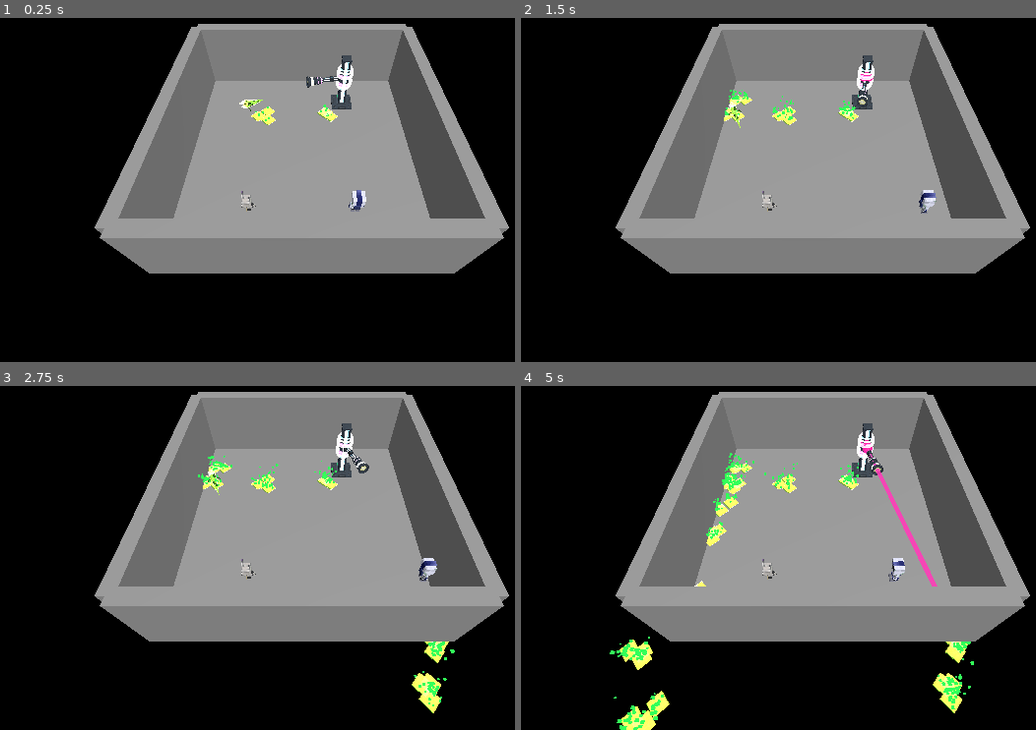
Above: before the commit, frames 1-4 (two rows, left to right).
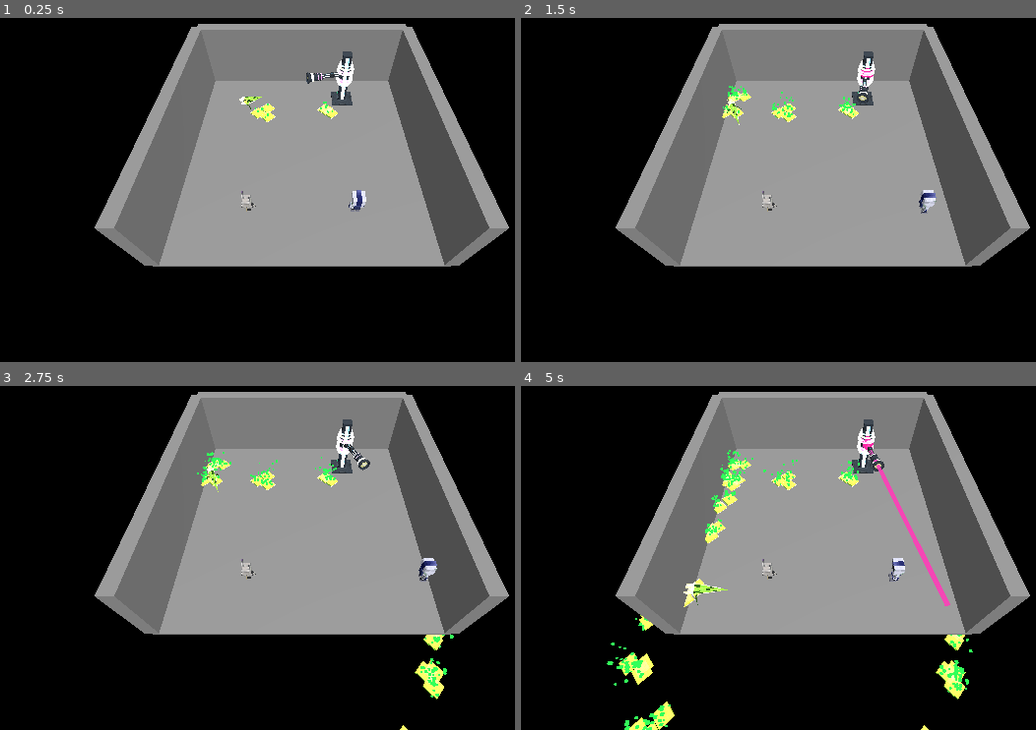
Above: after the commit, the same moments.

Repository: krl0sconk/Overcharge
Game: Godot game, scene res://scenes/maps/rooms/test_room.tscn
Two runs of this game, one before a commit and one after it. Both use one fixed random seed, a clock stepped at 60 frames per second and the inputs below. This scene is started directly instead of the project's main scene.
Inputs (mouse positions are in pixels of both pictures, inside the frame that each line leads up to):
- Up to frame 1 (0.25 s): no input
- Up to frame 2 (1.5 s): tap Enter at 0.5 s; move the mouse to (994, 117) at 0.52 s; hold D (move_right) 0.53-1.25 s; hold Space (attack) 0.53-1.25 s; click (994, 117) at 0.67 s; drag from (665, 162) to (783, 231) at 1.27 s
- Up to frame 3 (2.75 s): move the mouse to (381, 413) at 2.02 s; hold D (move_right) from 2.03 s (still down); hold Space (attack) from 2.03 s (still down)
- Up to frame 4 (5 s): release D (move_right) at 2.75 s; release Space (attack) at 2.75 s; drag from (783, 599) to (587, 444) at 2.77 s; move the mouse to (outside the picture) at 3.52 s; hold A (move_left) 3.53-4.25 s; hold Space (attack) 3.53-4.25 s; drag from (587, 444) to (706, 399) at 4.27 s

The runs differ from the first frame. In frame 1, 8.2% of the frame differs, in the area x 19-98%, y 9-75%; in frame 2, 8.4%; in frame 3, 9.3%; in frame 4, 11%, in the area x 16-98%, y 9-100%.

Commit message:
limpia duplicado de malla en test_room y repara referencia en testVirusBT

Diff:
--- a/scenes/maps/rooms/test_room.tscn
+++ b/scenes/maps/rooms/test_room.tscn
@@ -64,9 +64,6 @@
 transform = Transform3D(1, 0, 0, 0, 1, 0, 0, 0, 1, 0, 1.5, 5)
 shape = SubResource("WallNSShape")
 
-[node name="Mesh" type="MeshInstance3D" parent="Room/WallSouth" unique_id=1195173744]
-mesh = SubResource("WallNSMesh")
-
 [node name="WallEast" type="CollisionShape3D" parent="Room" unique_id=994848821]
 transform = Transform3D(1, 0, 0, 0, 1, 0, 0, 0, 1, 5, 1.5, 0)
 shape = SubResource("WallEWShape")
@@ -88,25 +85,25 @@
 transform = Transform3D(1, 0, 0, 0, 1, 0, 0, 0, 1, -2, 0.01, 3)
 
 [node name="spawnenemies1" type="Marker3D" parent="." unique_id=1922026470 groups=["enemy_spawn"]]
-transform = Transform3D(1, 0, 0, 0, 1, 0, 0, 0, 1, 1, 0.01, -3)
+transform = Transform3D(1, 0, 0, 0, 1, 0, 0, 0, 1, 1, 0.22793175, -3)
 
 [node name="spawnenemies2" type="Marker3D" parent="." unique_id=641677499 groups=["enemy_spawn"]]
-transform = Transform3D(1, 0, 0, 0, 1, 0, 0, 0, 1, 2, 0.01, -3)
+transform = Transform3D(1, 0, 0, 0, 1, 0, 0, 0, 1, 2, 0.22793175, -3)
 
 [node name="spawnenemies3" type="Marker3D" parent="." unique_id=551049418 groups=["enemy_spawn"]]
-transform = Transform3D(1, 0, 0, 0, 1, 0, 0, 0, 1, -2, 0.01, -3)
+transform = Transform3D(1, 0, 0, 0, 1, 0, 0, 0, 1, -2, 0.22793175, -3)
 
 [node name="spawnenemies4" type="Marker3D" parent="." unique_id=1901567454 groups=["enemy_spawn"]]
-transform = Transform3D(1, 0, 0, 0, 1, 0, 0, 0, 1, -3, 0.01, -3)
+transform = Transform3D(1, 0, 0, 0, 1, 0, 0, 0, 1, -3, 0.22793175, -3)
 
 [node name="spawnenemies5" type="Marker3D" parent="." unique_id=431037443 groups=["enemy_spawn"]]
-transform = Transform3D(1, 0, 0, 0, 1, 0, 0, 0, 1, 1, 0.01, -2)
+transform = Transform3D(1, 0, 0, 0, 1, 0, 0, 0, 1, 1, 0.22793175, -2)
 
 [node name="spawnenemies6" type="Marker3D" parent="." unique_id=18782878 groups=["enemy_spawn"]]
-transform = Transform3D(1, 0, 0, 0, 1, 0, 0, 0, 1, 0, 0.01, -2)
+transform = Transform3D(1, 0, 0, 0, 1, 0, 0, 0, 1, 0, 0.22793175, -2)
 
 [node name="spawnenemies7" type="Marker3D" parent="." unique_id=1678212720 groups=["enemy_spawn"]]
-transform = Transform3D(1, 0, 0, 0, 1, 0, 0, 0, 1, -1, 0.01, -2)
+transform = Transform3D(1, 0, 0, 0, 1, 0, 0, 0, 1, -1, 0.22793175, -2)
 
 [node name="DirectionalLight3D" type="DirectionalLight3D" parent="." unique_id=82705742]
 transform = Transform3D(0.8660254, -0.43301272, 0.24999999, 0, 0.49999997, 0.86602545, -0.5, -0.75, 0.43301266, 0, 0, 0)
Not shown: 1 places in scenes/test/testVirusBT.tscn that only renumber resources
Not shown, changed: docs/index.bleve/store/root.bolt
